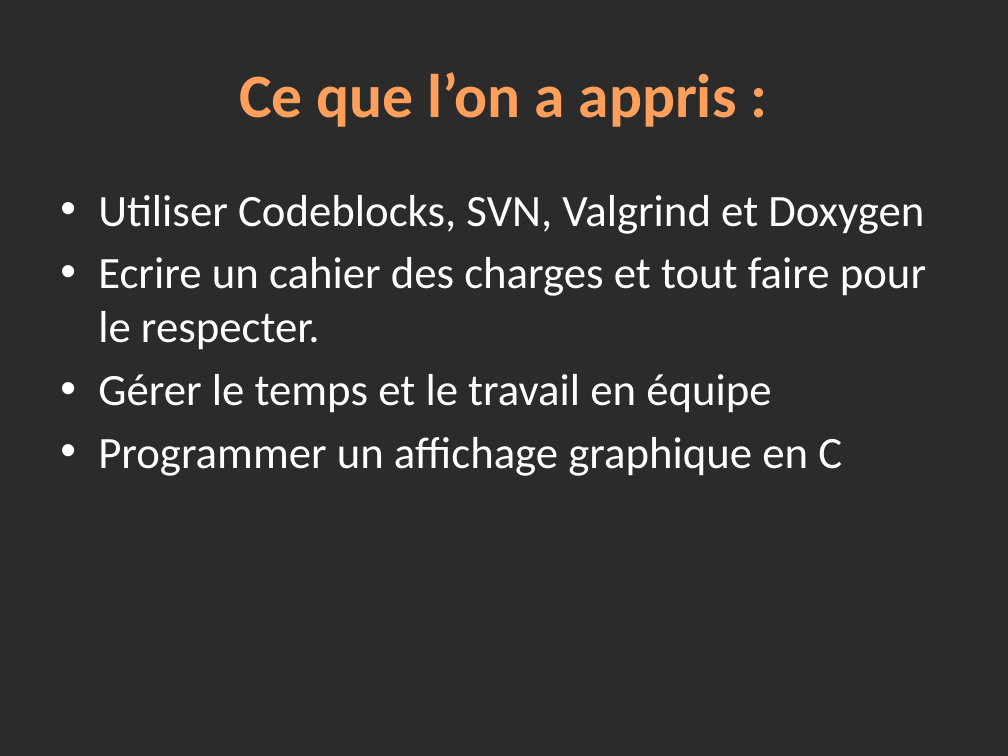
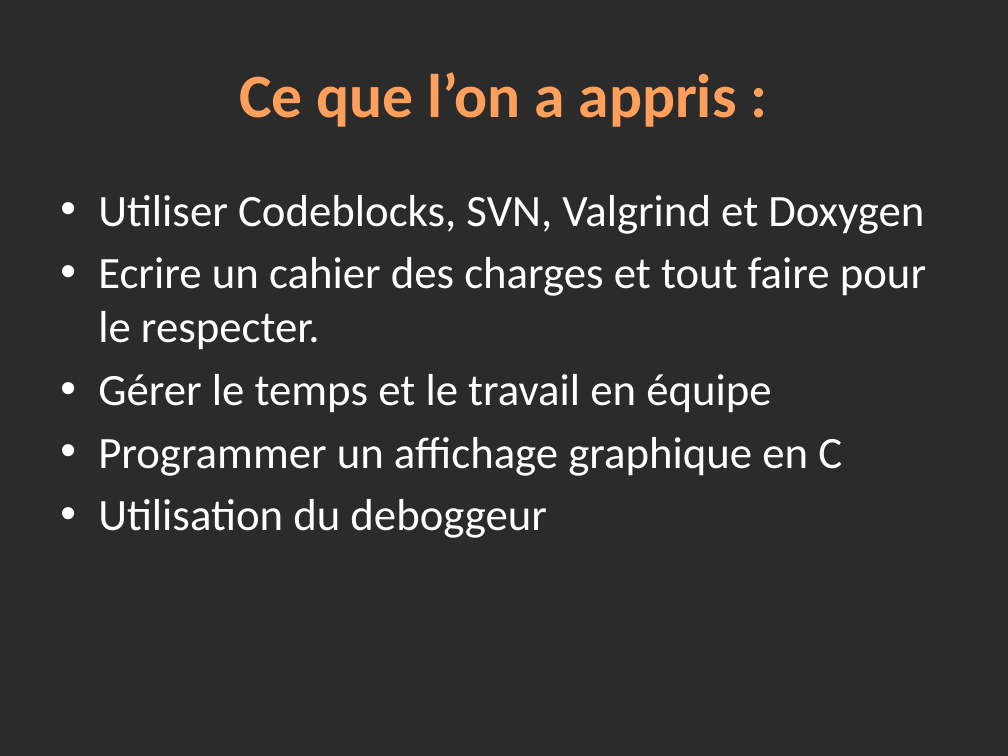
Before and after one commit to winbill/lifesevenpoker, a slide deck: slide 22 of Annexes/Presentation.pptx (slide 21 before the commit). Drawn at 1008x756 pixels with LibreOffice and Linux fonts; fonts in the diff are those of the drawing; background and template pictures are left out; a plain dark background stands for a picture behind light text. Boxes give left, top, right and bottom in pixels: in the first picture for what was removed or moved away, otherwise in the second. Text is boxed around its words. In the diff, an @@ line names an element or a change of style, - is before the commit and + after.

```diff
--- a/Annexes/Presentation.pptx
+++ b/Annexes/Presentation.pptx
@@ text at <box>98,499,547,538</box>: paragraph added @@
+• Utilisation du deboggeur
```
Also in this commit, not shown: 1 slide added.
